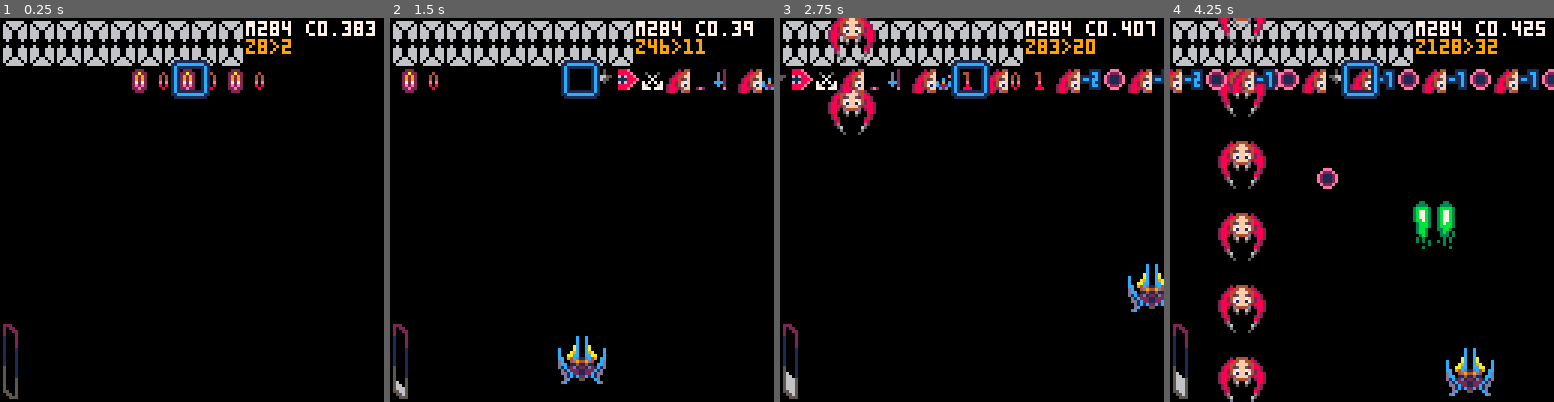
Above: before the commit, frames 1-4 (left to right).
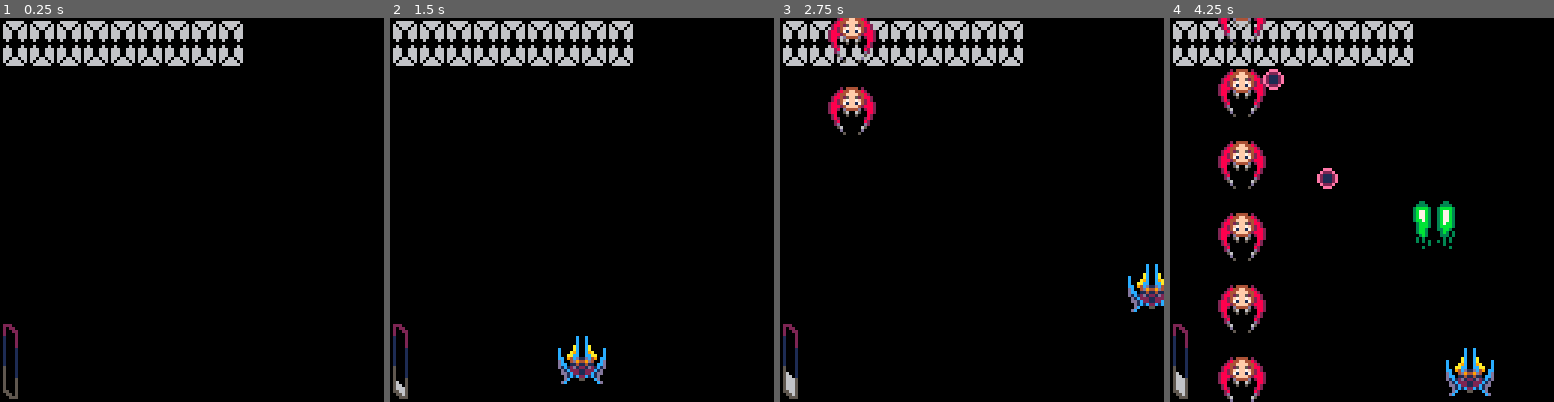
Above: after the commit, the same moments.

Repository: moechofe/pico8-mademoiselle-danmaku
Game: PICO-8 cartridge md.p8
The game is run twice, just before and just after one commit, with the same random seed, the same clock (stepped at 60 frames per second) and the same inputs.
Inputs:
- Up to frame 1 (0.25 s): no input
- Up to frame 2 (1.5 s): tap X (X key) at 0.33, 1.07 s; tap O (Z key) at 0.7 s
- Up to frame 3 (2.75 s): hold Right 1.6-2.1 s; tap O (Z key) at 1.7, 2.1, 2.5 s; tap X (X key) at 1.85 s; hold Up 2.15-2.42 s; hold Right from 2.47 s (still down)
- Up to frame 4 (4.25 s): tap O (Z key) every 0.4 s from 2.9 to 4.1 s; tap X (X key) at 2.97, 4.08 s; release Right at 3.03 s; hold Left 3.08-3.58 s; hold Down 3.63-3.97 s; hold Right from 4.02 s (still down)

The runs differ from the first frame. In frame 1, 2.3% of the frame differs, in the area x 34-98%, y 0-22%; in frame 2, 3.0%; in frame 3, 4.4%; in frame 4, 5.4%, in the area x 0-100%, y 0-22%.

Commit message:
some boss pattern, playable

Diff:
--- a/md.p8
+++ b/md.p8
@@ -187,8 +187,23 @@
 -- ============================
 -- bullet movements
 
---function straight(i,b)
- --b.x+=b.u b.y+=b.v end
+function roundexpl(r,m)
+local z=le.z
+local a
+return function(i,b)
+ err="z:"..(le.z-z)
+ local a=le.z-z
+ if a<m then
+  b.u,b.v=rot(b.u,b.v,r)
+ elseif a==m then
+  b.u*=1.7
+  b.v*=1.7
+ else
+  b.u*=1.01
+  b.v*=1.01
+ end
+end
+end
 
 -- ============================
 -- ship movements
@@ -361,6 +376,12 @@
   t=mget(x,y)
 	 if t==111 then
 	  reset(1)
+	  for i=1,bs.l do
+	   bs[i].m=none
+	  end
+	  for i=1,qs.l do
+	   qs[i].n=none
+   end
   --boss waiting position
   elseif t==94 then
    if bo.x~=bo.u
@@ -491,6 +512,7 @@
   elseif t==78 then
    if le.ma==0 then
     le.ma=le.a
+    le.c,le.d,le.t=0,0,0
    else
     le.rk=le.a
     le.a=le.ma
@@ -538,6 +560,8 @@
    err="t==35"
   elseif t==50 then
    err="t==50"
+  elseif t==16 then
+   le.bm=roundexpl(0.02,120)
   elseif t==51 then
    lpa=true
   elseif t==90 then
@@ -809,9 +833,8 @@
     end
    end
    le.a=le.rk
-   le.rk=0
-   le.ma=0
-   bo.a=false
+   le.rk,le.ma=0,0
+   bo.m,bo.a=0,false
    for i=1,6 do
     local b=bo[i]
     if(b.q>0)qs[b.q].t=0
@@ -865,11 +888,10 @@
 end
 
 function dead()
- return false
- --ve.a,ve.b,ve.l=false,false,false
- --effect(ve.x,ve.y,die,0)
- --ve.x,ve.y=0,140
- --anim=arrive(110)
+ ve.a,ve.b,ve.l=false,false,false
+ effect(ve.x,ve.y,die,0)
+ ve.x,ve.y=0,140
+ anim=arrive(110)
 end
 
 -- ============================
@@ -1429,7 +1451,7 @@
   =0,-64,0,0,none,0
  end
  reset(1)
- if true then le.a=dget(63) end
+ if false then le.a=dget(63) end
 end
 
 function _update()end
@@ -1439,7 +1461,7 @@
  rectfill(-64,0,64,127,0)
  scene()
 
- if true then -- debug
+ if false then -- debug
   print("m"..flr(stat(0)).." c"..flr(stat(1)*1000)/1000,18,1,7)
   print("z"..le.z..">"..flr(le.a),18,7,9)
   print(err,-57,122,8)
@@ -1718,162 +1740,162 @@
 60706070607000000000000029092f831f22833171837071830b01830a01832a830a01830a01830a01810a010500002b082f811c3b092f0078836175837221830d0707040c06060b06060a06060d2e09090c05050b05050a050500082f1f73617072313a82003982003a82003982003a820039823f0f0e0d0c0b0a0100000000
 2a072f801c213c3c73607362780a070100082f29820a062f717974311f022e090000000000000000000000000000002a08083e05821f71798272310b82020b020a02002b062f09801c3c3c3c76730a07070708627022047376740100000000000000000000000a092d0909000000000000000000006070607060702f00787774
 00290906821c31820b070607820b0706070a0706070c070505010b070505010a07050501000000002907062f911c3c21737362700a04002f092b05833906832b05833906832b05833906830000000000293e0909311f7178607200930a03930a03930a03930a0300000000000000000000000000000000000000000000000000
-006070607060707f00090000000000000000080000000000071808285e39004f4f384e1f607279617321390a010b0100003a0000001c6174703b60710f02000000384e093b4f4f4f5e073a4e211e5a60757369703f0a0b030000211c63727160720e010000000000000e01000e01000000003b000e01000e010000000000000e
-01000000000e01000e010000000000000e01000e010000000000000e01000e01000000384e00284f4f4f5e004e000000211e60777264793c3c0e01000000000000311f5a60717860733f0c0d03000000004e093b380039003a0039285e194f4f4f4f4e211c3d3d3d3d61717365700e04000000211f60717367703c0f01000000
-0000000000000000000000000000000000000000000000000000000000000000000000000000000000000000000000000000000000000000000000000000000000000000000000006f00000000000000000000000000000000000000000000000000000000000000000000000000000000000000000000000000000000000000
-0000000000000000000000000000000000000000000000000000000000000000000000000000000000000000000000000000000000000000000000000000000000000000000000000000000000000000000000000000000000000000000000000000000000000000000000000000000000000000000000000000000000000000
-0000000000000000000000000000000000000000000000000000000000000000000000000000000000000000000000000000000000000000000000000000000000000000000000000000000000000000000000000000000000000000000000000000000000000000000000000000000000000000000000000000000000000000
-0000000000000000000000000000000000000000000000000000000000000000000000000000000000000000000000000000000000000000000000000000000000000000000000000000000000000000000000000000000000000000000000000000000000000000000000000000000000000000000000000000000000000000
-0000000000000000000000000000000000000000000000000000000000000000000000000000000000000000000000000000000000000000000000000000000000000000000000000000000000000000000000000000000000000000000000000000000000000000000000000000000000000000000000000000000000000000
-0000000000000000000000000000000000000000000000000000000000000000000000000000000000000000000000000000000000000000000000000000000000000000000000000000000000000000000000000000000000000000000000000000000000000000000000000000000000000000000000000000000000000000
-0000000000000000000000000000000000000000000000000000000000000000000000000000000000000000000000000000000000000000000000000000000000000000000000000000000000000000000000000000000000000000000000000000000000000000000000000000000000000000000000000000000000000000
-0000000000000000000000000000000000000000000000000000000000000000000000000000000000000000000000000000000000000000000000000000000000000000000000000000000000000000000000000000000000000000000000000000000000000000000000000000000000000000000000000000000000000000
-0000000000000000000000000000000000000000000000000000000000000000000000000000000000000000000000000000000000000000000000000000000000000000000000000000000000000000000000000000000000000000000000000000000000000000000000000000000000000000000000000000000000000000
-0000000000000000000000000000000000000000000000000000000000000000000000000000000000000000000000000000000000000000000000000000000000000000000000000000000000000000000000000000000000000000000000000000000000000000000000000000000000000000000000000000000000000000
-0000000000000000000000000000000000000000000000000000000000000000000000000000000000000000000000000000000000000000000000000000000000000000000000000000000000000000000000000000000000000000000000000000000000000000000000000000000000000000000000000000000000000000
-0000000000000000000000000000000000000000000000000000000000000000000000000000000000000000000000000000000000000000000000000000000000000000000000000000000000000000000000000000000000000000000000000000000000000000000000000000000000000000000000000000000000000000
-0000000000000000000000000000000000000000000000000000000000000000000000000000000000000000000000000000000000000000000000000000000000000000000000000000000000000000000000000000000000000000000000000000000000000000000000000000000000000000000000000000000000000000
-0000000000000000000000000000000000000000000000000000000000000000000000000000000000000000000000000000000000000000000000000000000000000000000000000000000000000000000000000000000000000000000000000000000000000000000000000000000000000000000000000000000000000000
-0000000000000000000000000000000000000000000000000000000000000000000000000000000000000000000000000000000000000000000000000000000000000000000000000000000000000000000000000000000000000000000000000000000000000000000000000000000000000000000000000000000000000000
-0000000000000000000000000000000000000000000000000000000000000000000000000000000000000000000000000000000000000000000000000000000000000000000000000000000000000000000000000000000000000000000000000000000000000000000000000000000000000000000000000000000000000000
-0000000000000000000000000000000000000000000000000000000000000000000000000000000000000000000000000000000000000000000000000000000000000000000000000000000000000000000000000000000000000000000000000000000000000000000000000000000000000000000000000000000000000000
-0000000000000000000000000000000000000000000000000000000000000000000000000000000000000000000000000000000000000000000000000000000000000000000000000000000000000000000000000000000000000000000000000000000000000000000000000000000000000000000000000000000000000000
-0000000000000000000000000000000000000000000000000000000000000000000000000000000000000000000000000000000000000000000000000000000000000000000000000000000000000000000000000000000000000000000000000000000000000000000000000000000000000000000000000000000000000000
-0000000000000000000000000000000000000000000000000000000000000000000000000000000000000000000000000000000000000000000000000000000000000000000000000000000000000000000000000000000000000000000000000000000000000000000000000000000000000000000000000000000000000000
-0000000000000000000000000000000000000000000000000000000000000000000000000000000000000000000000000000000000000000000000000000000000000000000000000000000000000000000000000000000000000000000000000000000000000000000000000000000000000000000000000000000000000000
-0000000000000000000000000000000000000000000000000000000000000000000000000000000000000000000000000000000000000000000000000000000000000000000000000000000000000000000000000000000000000000000000000000000000000000000000000000000000000000000000000000000000000000
-0000000000000000000000000000000000000000000000000000000000000000000000000000000000000000000000000000000000000000000000000000000000000000000000000000000000000000000000000000000000000000000000000000000000000000000000000000000000000000000000000000000000000000
-0000000000000000000000000000000000000000000000000000000000000000000000000000000000000000000000000000000000000000000000000000000000000000000000000000000000000000000000000000000000000000000000000000000000000000000000000000000000000000000000000000000000000000
-0000000000000000000000000000000000000000000000000000000000000000000000000000000000000000000000000000000000000000000000000000000000000000000000000000000000000000000000000000000000000000000000000000000000000000000000000000000000000000000000000000000000000000
-0000000000000000000000000000000000000000000000000000000000000000000000000000000000000000000000000000000000000000000000000000000000000000000000000000000000000000000000000000000000000000000000000000000000000000000000000000000000000000000000000000000000000000
-0000000000000000000000000000000000000000000000000000000000000000000000000000000000000000000000000000000000000000000000000000000000000000000000000000000000000000000000000000000000000000000000000000000000000000000000000000000000000000000000000000000000000000
-…(130 lines of a section not shown)…
+006070607060707f00090000000000000000080000000000070008285e39004f4f384e1f607279617321390a010b0100003a0000001c6174703b60710f02000000384e093b4f4f4f5e073a4e211e5a60757369703f0a0b030000211c63727160720e010000000000000e01000e01000000003b000e01000e010000000000000e
+01000000000e01000e010000000000000e01000e010000000000000e01000e01000000384e00284f4f4f5e004e000000211e60777264793c3c0e01000000000000311f5a60717860733f0c0d03000000004e093b380039003a0039285e004f4f4f4f4e211c3d3d3d3d61717363760e040000213c1c6078736172100f01000000
+000000000000000000000000000000000000000000000000004e00000000006f000000000000000000000000000000000000000000000000000000000000000000000000000000006f00000000000000000000000000000000000000000000000000000000000000000000000000000000000000000000000000000000000000
+0000000000000000000000000000000000000000000000000000000000000000000000000000000000000000000000000000000000000000000000000000000000000000000000000000000000000000000000000000000000000000000000000000000000000000000000000000000000000000000000000000000000000000
+0000000000000000000000000000000000000000000000000000000000000000000000000000000000000000000000000000000000000000000000000000000000000000000000000000000000000000000000000000000000000000000000000000000000000000000000000000000000000000000000000000000000000000
+0000000000000000000000000000000000000000000000000000000000000000000000000000000000000000000000000000000000000000000000000000000000000000000000000000000000000000000000000000000000000000000000000000000000000000000000000000000000000000000000000000000000000000
+0000000000000000000000000000000000000000000000000000000000000000000000000000000000000000000000000000000000000000000000000000000000000000000000000000000000000000000000000000000000000000000000000000000000000000000000000000000000000000000000000000000000000000
+0000000000000000000000000000000000000000000000000000000000000000000000000000000000000000000000000000000000000000000000000000000000000000000000000000000000000000000000000000000000000000000000000000000000000000000000000000000000000000000000000000000000000000
+0000000000000000000000000000000000000000000000000000000000000000000000000000000000000000000000000000000000000000000000000000000000000000000000000000000000000000000000000000000000000000000000000000000000000000000000000000000000000000000000000000000000000000
+0000000000000000000000000000000000000000000000000000000000000000000000000000000000000000000000000000000000000000000000000000000000000000000000000000000000000000000000000000000000000000000000000000000000000000000000000000000000000000000000000000000000000000
+0000000000000000000000000000000000000000000000000000000000000000000000000000000000000000000000000000000000000000000000000000000000000000000000000000000000000000000000000000000000000000000000000000000000000000000000000000000000000000000000000000000000000000
+0000000000000000000000000000000000000000000000000000000000000000000000000000000000000000000000000000000000000000000000000000000000000000000000000000000000000000000000000000000000000000000000000000000000000000000000000000000000000000000000000000000000000000
+0000000000000000000000000000000000000000000000000000000000000000000000000000000000000000000000000000000000000000000000000000000000000000000000000000000000000000000000000000000000000000000000000000000000000000000000000000000000000000000000000000000000000000
+0000000000000000000000000000000000000000000000000000000000000000000000000000000000000000000000000000000000000000000000000000000000000000000000000000000000000000000000000000000000000000000000000000000000000000000000000000000000000000000000000000000000000000
+0000000000000000000000000000000000000000000000000000000000000000000000000000000000000000000000000000000000000000000000000000000000000000000000000000000000000000000000000000000000000000000000000000000000000000000000000000000000000000000000000000000000000000
+0000000000000000000000000000000000000000000000000000000000000000000000000000000000000000000000000000000000000000000000000000000000000000000000000000000000000000000000000000000000000000000000000000000000000000000000000000000000000000000000000000000000000000
+0000000000000000000000000000000000000000000000000000000000000000000000000000000000000000000000000000000000000000000000000000000000000000000000000000000000000000000000000000000000000000000000000000000000000000000000000000000000000000000000000000000000000000
+0000000000000000000000000000000000000000000000000000000000000000000000000000000000000000000000000000000000000000000000000000000000000000000000000000000000000000000000000000000000000000000000000000000000000000000000000000000000000000000000000000000000000000
+0000000000000000000000000000000000000000000000000000000000000000000000000000000000000000000000000000000000000000000000000000000000000000000000000000000000000000000000000000000000000000000000000000000000000000000000000000000000000000000000000000000000000000
+0000000000000000000000000000000000000000000000000000000000000000000000000000000000000000000000000000000000000000000000000000000000000000000000000000000000000000000000000000000000000000000000000000000000000000000000000000000000000000000000000000000000000000
+0000000000000000000000000000000000000000000000000000000000000000000000000000000000000000000000000000000000000000000000000000000000000000000000000000000000000000000000000000000000000000000000000000000000000000000000000000000000000000000000000000000000000000
+0000000000000000000000000000000000000000000000000000000000000000000000000000000000000000000000000000000000000000000000000000000000000000000000000000000000000000000000000000000000000000000000000000000000000000000000000000000000000000000000000000000000000000
+0000000000000000000000000000000000000000000000000000000000000000000000000000000000000000000000000000000000000000000000000000000000000000000000000000000000000000000000000000000000000000000000000000000000000000000000000000000000000000000000000000000000000000
+0000000000000000000000000000000000000000000000000000000000000000000000000000000000000000000000000000000000000000000000000000000000000000000000000000000000000000000000000000000000000000000000000000000000000000000000000000000000000000000000000000000000000000
+0000000000000000000000000000000000000000000000000000000000000000000000000000000000000000000000000000000000000000000000000000000000000000000000000000000000000000000000000000000000000000000000000000000000000000000000000000000000000000000000000000000000000000
+0000000000000000000000000000000000000000000000000000000000000000000000000000000000000000000000000000000000000000000000000000000000000000000000000000000000000000000000000000000000000000000000000000000000000000000000000000000000000000000000000000000000000000
+0000000000000000000000000000000000000000000000000000000000000000000000000000000000000000000000000000000000000000000000000000000000000000000000000000000000000000000000000000000000000000000000000000000000000000000000000000000000000000000000000000000000000000
+0000000000000000000000000000000000000000000000000000000000000000000000000000000000000000000000000000000000000000000000000000000000000000000000000000000000000000000000000000000000000000000000000000000000000000000000000000000000000000000000000000000000000000
+0000000000000000000000000000000000000000000000000000000000000000000000000000000000000000000000000000000000000000000000000000000000000000000000000000000000000000000000000000000000000000000000000000000000000000000000000000000000000000000000000000000000000000
+…(130 lines of a section not shown)…
